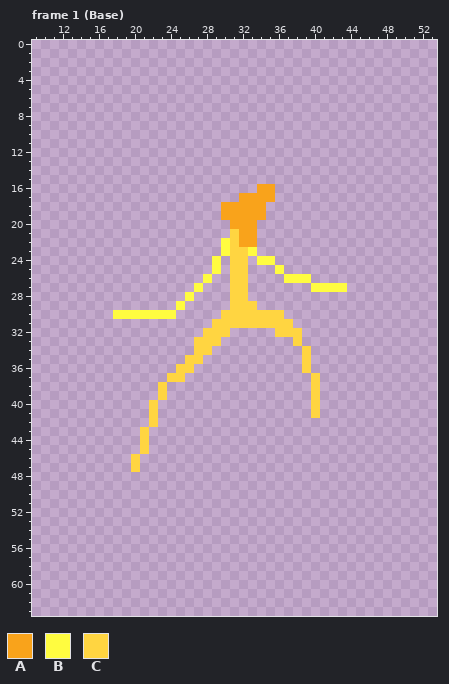
Two versions of one pixel-art file, Assets/Resources/Characters/Enemies/Ninja/Ninja.aseprite. This is how it looked before the edit.
64x64 pixels, 55 frames. Shown: frame 1 (Base): x 9..53, y 0..63. The commit also changed other frames, which this record leaves out.
Visible layers, top first: "Arms", "Head", "Body".
Palette (. is transparent): A #f9a31b  B #fffc40  C #ffd541
Pixels before, frame 1 (Base), first column x 18:
16 ................AA........
17 ..............AAAA........
18 ............AAAAA.........
19 ............AAAAA.........
20 .............AAA..........
21 .............CAA..........
22 ............BCAA..........
23 ............BCCB..........
24 ...........B.CC.BB........
25 ...........B.CC...B.......
26 ..........B..CC....BBB....
27 .........B...CC.......BBBB
28 ........B....CC...........
29 .......B.....CCC..........
30 BBBBBBB.....CCCCCCC.......
31 ...........CCCCCCCCC......
32 ..........CCC.....CCC.....
33 .........CCC........C.....
34 .........CC..........C....
35 ........CC...........C....
36 .......CC............C....
37 ......CC..............C...
38 .....C................C...
39 .....C................C...
40 ....C.................C...
41 ....C.................C...
42 ....C.....................
43 ...C......................
44 ...C......................
45 ...C......................
46 ..C.......................
47 ..C.......................
The same view after the edit:
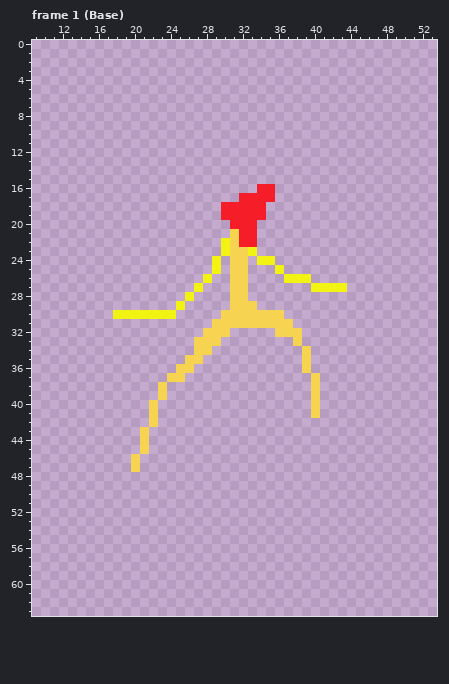
Change:
colour A: #f9a31b -> #f51d28
colour B: #fffc40 -> #f3f313
colour C: #ffd541 -> #f6d350
Where, in picture pixels (left, top, right, bottom), the same in both pictures:
changed: (113, 184, 347, 472)
